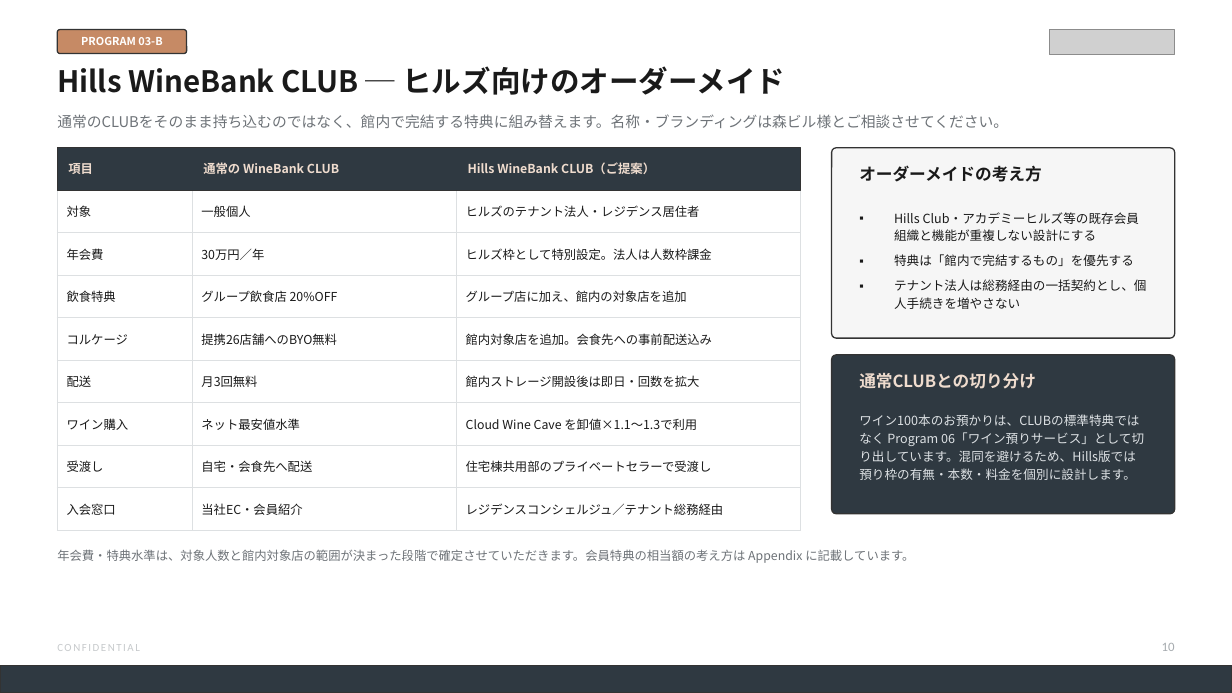
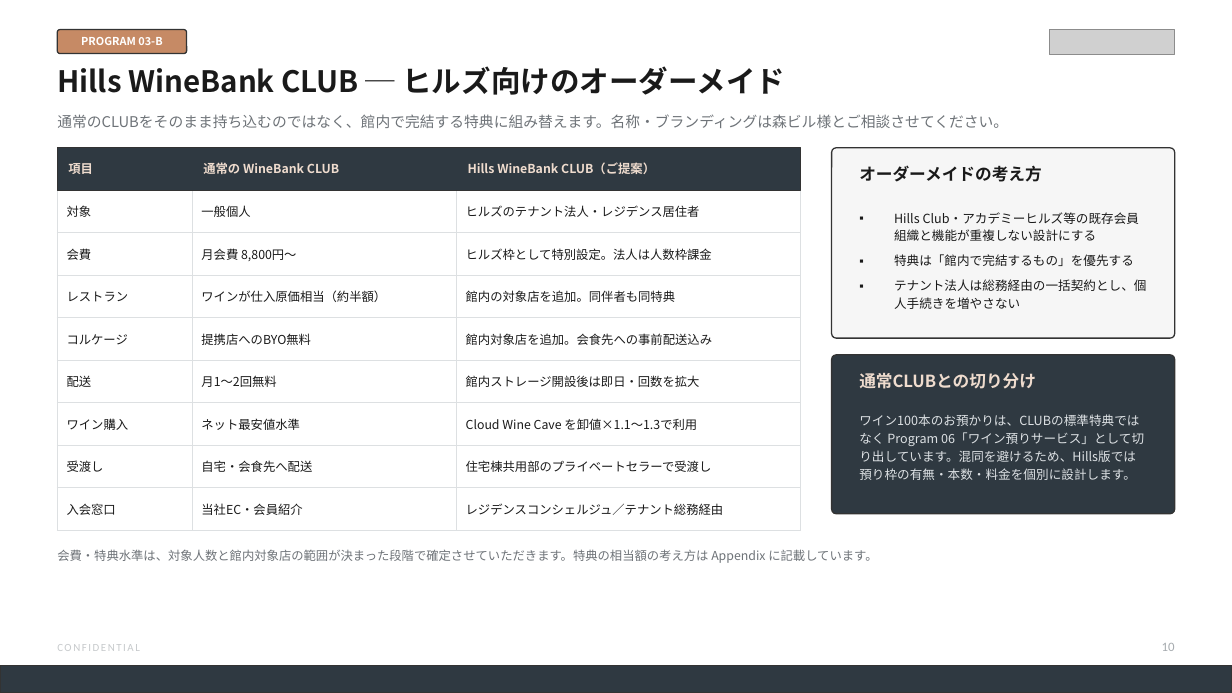
Before and after one commit to nakano-winebank/wine-auction, a slide deck: slide 11 of docs/proposals/森ビル様_業務提携ご提案_WineBank_20260810.pptx. Drawn at 1232x693 pixels with LibreOffice and Linux fonts; fonts in the diff are those of the drawing; grey boxes stand for pictures. Boxes give left, top, right and bottom in pixels: in the first picture for what was removed or moved away, otherwise in the second. Text is boxed around its words. In the diff, an @@ line names an element or a change of style, - is before the commit and + after.

```diff
--- a/docs/proposals/森ビル様_業務提携ご提案_WineBank_20260810.pptx
+++ b/docs/proposals/森ビル様_業務提携ご提案_WineBank_20260810.pptx
@@ table at (x1=57, y1=148, x2=800, y2=519) @@
-row 3, column 1: 年会費
+row 3, column 1: 会費
-row 3, column 2: 30万円／年
+row 3, column 2: 月会費 8,800円〜
-row 4: 飲食特典 | グループ飲食店 20%OFF | グループ店に加え、館内の対象店を追加
+row 4: レストラン | ワインが仕入原価相当（約半額） | 館内の対象店を追加。同伴者も同特典
-row 5, column 2: 提携26店舗へのBYO無料
+row 5, column 2: 提携店へのBYO無料
-row 6, column 2: 月3回無料
+row 6, column 2: 月1〜2回無料
@@ text at (x1=57, y1=549, x2=877, y2=563): text changed @@
-年会費・特典水準は、対象人数と館内対象店の範囲が決まった段階で確定させていただきます。会員特典の相当額の考え方は Appendix に記載しています。
+会費・特典水準は、対象人数と館内対象店の範囲が決まった段階で確定させていただきます。特典の相当額の考え方は Appendix に記載しています。
```
Also in this commit, not shown: 7 other slides changed, 1 slide added, 2 other files.
